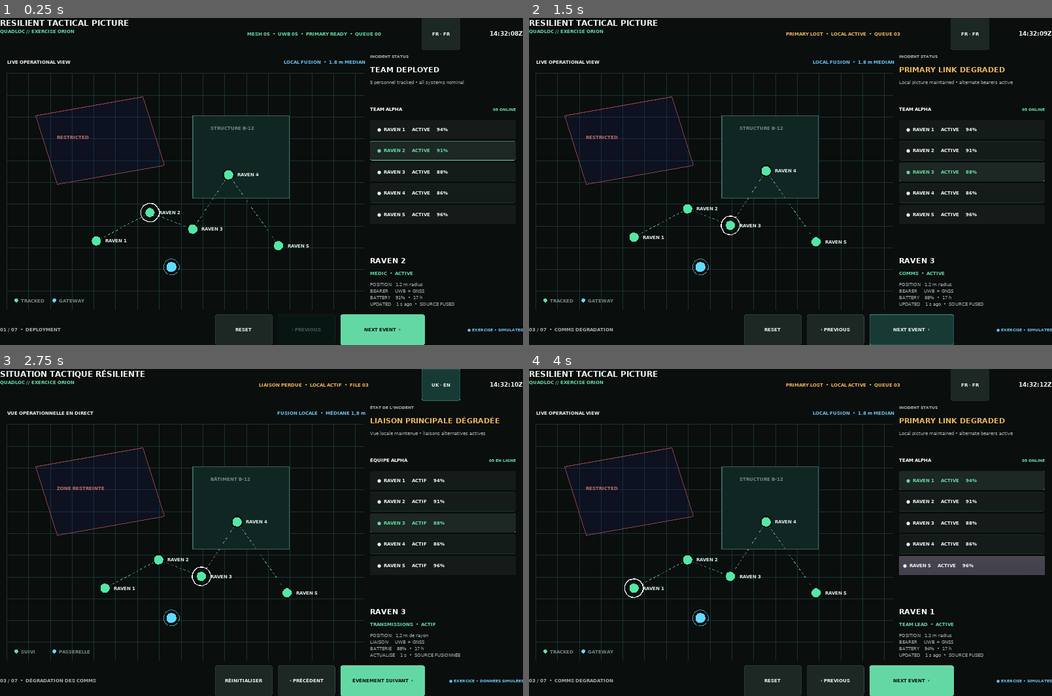
Above: before the commit, frames 1-4 (two rows, left to right).
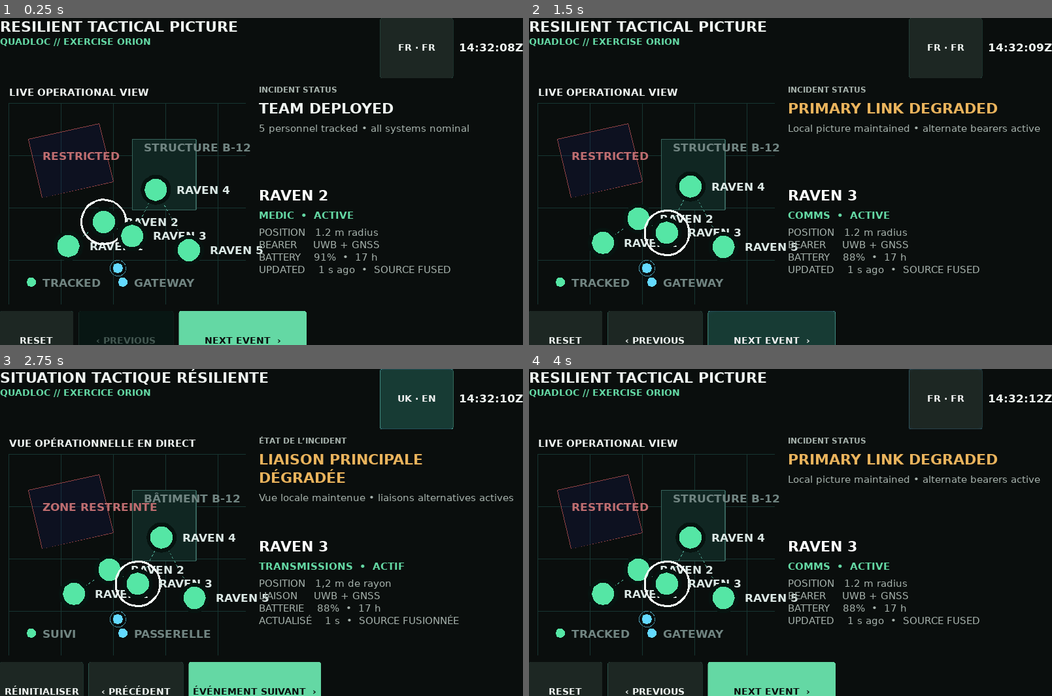
Above: after the commit, the same moments.

Repository: active-esl/godot-demos
Game: Godot game, scene res://Main.tscn
Same seed, same stepped clock (60 frames per second), same inputs: the game is played once before the commit and once after it.
Inputs (mouse positions are in pixels of both pictures, inside the frame that each line leads up to):
- Up to frame 1 (0.25 s): no input
- Up to frame 2 (1.5 s): click "NEXT EVENT ›" at 0.5 s; click "NEXT EVENT ›" at 1.25 s
- Up to frame 3 (2.75 s): click "FR · FR" at 2 s
- Up to frame 4 (4 s): click "UK · EN" at 2.75 s; click (973, 480) at 3.5 s, where only the run before the commit has a clickable "● RAVEN 1 ACTIVE 94%"

The runs differ from the first frame. In frame 1, 21% of the frame differs, in the area x 0-100%, y 0-100%; in frame 2, 23%; in frame 3, 25%; in frame 4, 25%.

Commit message:
feat: make tactical demo responsive on mobile

Diff:
--- a/demos/resilient-tactical-picture/Main.tscn
+++ b/demos/resilient-tactical-picture/Main.tscn
@@ -58,7 +58,8 @@
 custom_constants/margin_right = 26
 custom_constants/margin_bottom = 18
 
-[node name="Content" type="HBoxContainer" parent="Layout/ContentMargin"]
+[node name="Content" type="GridContainer" parent="Layout/ContentMargin"]
+columns = 2
 custom_constants/separation = 20
 
 [node name="MapColumn" type="VBoxContainer" parent="Layout/ContentMargin/Content"]
@@ -96,6 +97,7 @@
 
 [node name="IncidentState" type="Label" parent="Layout/ContentMargin/Content/SidePanel/IncidentCard"]
 text = "TEAM DEPLOYED"
+autowrap = true
 
 [node name="IncidentDetail" type="Label" parent="Layout/ContentMargin/Content/SidePanel/IncidentCard"]
 text = "5 personnel tracked • all systems nominal"
@@ -127,6 +129,7 @@
 
 [node name="SelectedMetrics" type="Label" parent="Layout/ContentMargin/Content/SidePanel/SelectedCard"]
 text = "POSITION  1.2 m confidence\nBEARER    UWB + GNSS\nBATTERY   91%  •  18 h"
+autowrap = true
 
 [node name="BottomBar" type="HBoxContainer" parent="Layout"]
 rect_min_size = Vector2( 0, 112 )
--- a/demos/resilient-tactical-picture/components/tactical_map.gd
+++ b/demos/resilient-tactical-picture/components/tactical_map.gd
@@ -15,12 +15,18 @@
 var beat := 0
 var profile := "uk"
 var font: DynamicFont
+var ui_scale := 1.0
 
 func _ready() -> void:
 	mouse_filter = Control.MOUSE_FILTER_STOP
 	font = DynamicFont.new()
 	font.font_data = load("res://fonts/DejaVuSans-Bold.ttf")
 	font.size = 18
+
+func set_ui_scale(new_scale: float) -> void:
+	ui_scale = max(1.0, new_scale)
+	font.size = int(round(18.0 * ui_scale))
+	update()
 
 func configure(new_people: Array, new_selected: String, new_beat: int, new_profile: String) -> void:
 	people = new_people
@@ -39,9 +45,10 @@
 	_draw_legend()
 
 func _draw_grid() -> void:
-	for x in range(0, int(rect_size.x), 80):
+	var spacing := int(round(80.0 * ui_scale))
+	for x in range(0, int(rect_size.x), spacing):
 		draw_line(Vector2(x, 0), Vector2(x, rect_size.y), GRID, 1.0)
-	for y in range(0, int(rect_size.y), 80):
+	for y in range(0, int(rect_size.y), spacing):
 		draw_line(Vector2(0, y), Vector2(rect_size.x, y), GRID, 1.0)
 
 func _draw_site() -> void:
@@ -93,19 +100,19 @@
 	if person.status == "man_down": color = RED
 	elif person.status == "evacuation": color = AMBER
 	if person.id == "raven_4" and beat >= 3:
-		draw_circle(at, max(38.0, person.confidence * 9.0), Color(color.r, color.g, color.b, 0.10))
-		draw_arc(at, max(38.0, person.confidence * 9.0), 0.0, TAU, 56, Color(color.r, color.g, color.b, 0.45), 2.0)
+		draw_circle(at, max(38.0, person.confidence * 9.0) * ui_scale, Color(color.r, color.g, color.b, 0.10))
+		draw_arc(at, max(38.0, person.confidence * 9.0) * ui_scale, 0.0, TAU, 56, Color(color.r, color.g, color.b, 0.45), 2.0 * ui_scale)
 	if person.id == selected_id:
-		draw_arc(at, 34.0, 0.0, TAU, 40, Color("f5fbf8"), 3.0)
-	draw_circle(at, 23.0, Color("071310"))
-	draw_circle(at, 17.0, color)
-	draw_string(font, at + Vector2(32, 6), person.call, INK)
+		draw_arc(at, 34.0 * ui_scale, 0.0, TAU, 40, Color("f5fbf8"), 3.0 * ui_scale)
+	draw_circle(at, 23.0 * ui_scale, Color("071310"))
+	draw_circle(at, 17.0 * ui_scale, color)
+	draw_string(font, at + Vector2(32, 6) * ui_scale, person.call, INK)
 
 func _draw_legend() -> void:
-	draw_circle(Vector2(34, rect_size.y - 34), 7.0, GREEN)
-	draw_string(font, Vector2(51, rect_size.y - 27), "TRACKED" if profile == "uk" else "SUIVI", MUTED)
-	draw_circle(Vector2(174, rect_size.y - 34), 7.0, CYAN)
-	draw_string(font, Vector2(191, rect_size.y - 27), "GATEWAY" if profile == "uk" else "PASSERELLE", MUTED)
+	draw_circle(Vector2(34, rect_size.y / ui_scale - 34) * ui_scale, 7.0 * ui_scale, GREEN)
+	draw_string(font, Vector2(51, rect_size.y / ui_scale - 27) * ui_scale, "TRACKED" if profile == "uk" else "SUIVI", MUTED)
+	draw_circle(Vector2(174, rect_size.y / ui_scale - 34) * ui_scale, 7.0 * ui_scale, CYAN)
+	draw_string(font, Vector2(191, rect_size.y / ui_scale - 27) * ui_scale, "GATEWAY" if profile == "uk" else "PASSERELLE", MUTED)
 	draw_circle(Vector2(rect_size.x * 0.46, rect_size.y * 0.82), 18.0, CYAN)
 	draw_arc(Vector2(rect_size.x * 0.46, rect_size.y * 0.82), 29.0, 0.0, TAU, 40, Color("4694a9"), 2.0)
 
@@ -128,7 +135,7 @@
 		pressed = event.pressed
 	if not pressed: return
 	for person in people:
-		if point.distance_to(_to_screen(person.pos)) <= 48.0:
+		if point.distance_to(_to_screen(person.pos)) <= 48.0 * ui_scale:
 			emit_signal("person_selected", person.id)
 			accept_event()
 			return
--- a/demos/resilient-tactical-picture/project.godot
+++ b/demos/resilient-tactical-picture/project.godot
@@ -33,6 +33,7 @@
 [input_devices]
 
 pointing/emulate_touch_from_mouse=true
+pointing/emulate_mouse_from_touch=true
 
 [rendering]
 
--- a/demos/resilient-tactical-picture/scripts/main.gd
+++ b/demos/resilient-tactical-picture/scripts/main.gd
@@ -59,6 +59,9 @@
 }
 
 onready var top_bar := $Layout/TopBar
+onready var content := $Layout/ContentMargin/Content
+onready var map_column := $Layout/ContentMargin/Content/MapColumn
+onready var side_panel := $Layout/ContentMargin/Content/SidePanel
 onready var map = $Layout/ContentMargin/Content/MapColumn/Map
 onready var team_list := $Layout/ContentMargin/Content/SidePanel/TeamList
 onready var incident_card := $Layout/ContentMargin/Content/SidePanel/IncidentCard
@@ -73,6 +76,9 @@
 var bold: DynamicFont
 var clock_seconds := 52328
 var clock_timer: Timer
+var layout_mode := "landscape"
+var responsive_scale := 1.0
+var last_window_size := Vector2.ZERO
 
 func _ready() -> void:
 	model = ScenarioModel.new()
@@ -80,6 +86,8 @@
 	_apply_demo_overrides()
 	_build_fonts()
 	_apply_layout_style()
+	get_viewport().connect("size_changed", self, "_on_viewport_size_changed")
+	_apply_responsive_layout(OS.get_window_size())
 	map.connect("person_selected", self, "_on_person_selected")
 	language_button.connect("pressed", self, "_toggle_language")
 	next_button.connect("pressed", self, "_next")
@@ -92,6 +100,73 @@
 	clock_timer.start()
 	_refresh()
 	print("RESILIENT_TACTICAL_PICTURE_READY")
+
+func _on_viewport_size_changed() -> void:
+	_apply_responsive_layout(OS.get_window_size())
+
+func _apply_responsive_layout(window_size: Vector2) -> void:
+	if window_size == last_window_size:
+		return
+	last_window_size = window_size
+	# The project preserves its 1920-wide logical canvas when the browser or
+	# native window narrows. Compensate so type and controls retain a useful
+	# physical size instead of shrinking with that canvas.
+	responsive_scale = max(1.0, 1920.0 / max(window_size.x, 1.0))
+	var portrait := window_size.y > window_size.x
+	var narrow := window_size.x < 900.0
+	var compact := narrow or window_size.y < 1000.0
+	layout_mode = "portrait_compact" if portrait and compact else "portrait" if portrait else "landscape_compact" if compact else "landscape"
+	content.columns = 1 if portrait else 2
+	content.add_constant_override("hseparation", _scaled(20))
+	content.add_constant_override("vseparation", _scaled(14))
+	map_column.rect_min_size = Vector2(0, _scaled(470 if compact and portrait else 620 if portrait else 0))
+	side_panel.rect_min_size = Vector2(0 if portrait else _scaled(390 if compact else 505), _scaled(350) if compact and portrait else 0)
+	team_list.visible = not compact
+	$Layout/ContentMargin/Content/SidePanel/TeamHeader.visible = not compact
+	$Layout/TopBar/BearerSummary.visible = not narrow
+	$Layout/TopBar/Clock.visible = not portrait
+	$Layout/BottomBar/ScenarioLabel.visible = not narrow
+	$Layout/BottomBar/SimulationBadge.visible = not portrait and not compact
+	top_bar.rect_min_size.y = _scaled(92 if compact else 116)
+	$Layout/BottomBar.rect_min_size.y = _scaled(92 if compact else 112)
+	$Layout/TopBar/Brand.rect_min_size.x = 0 if narrow else _scaled(360 if portrait else 540)
+	$Layout/TopBar/BearerSummary.rect_min_size.x = _scaled(360 if portrait else 520 if compact else 620)
+	language_button.rect_min_size = Vector2(_scaled(112 if narrow else 132), _scaled(60 if compact else 68))
+	reset_button.rect_min_size = Vector2(_scaled(112 if narrow else 150), _scaled(64 if compact else 72))
+	previous_button.rect_min_size = Vector2(_scaled(145 if narrow else 180), _scaled(64 if compact else 72))
+	next_button.rect_min_size = Vector2(_scaled(195 if narrow else 250), _scaled(64 if compact else 72))
+	$Layout/BottomBar/ScenarioLabel.rect_min_size.x = _scaled(300)
+	$Layout/ContentMargin.add_constant_override("margin_left", _scaled(14 if compact else 26))
+	$Layout/ContentMargin.add_constant_override("margin_right", _scaled(14 if compact else 26))
+	$Layout/ContentMargin.add_constant_override("margin_top", _scaled(10 if compact else 18))
+	$Layout/ContentMargin.add_constant_override("margin_bottom", _scaled(10 if compact else 18))
+	$Layout/TopBar/Brand/Title.add_font_override("font", _font(_scaled(22 if narrow else 27 if portrait else 31), true))
+	$Layout/TopBar/Brand/Subtitle.add_font_override("font", _font(_scaled(14 if compact else 17), true))
+	$Layout/ContentMargin/Content/SidePanel/IncidentCard.rect_min_size.y = _scaled(150 if compact else 164)
+	$Layout/ContentMargin/Content/SidePanel/SelectedCard.rect_min_size.y = _scaled(180 if compact else 196)
+	_apply_responsive_typography(compact)
+	$Layout/ContentMargin/Content/MapColumn/MapHeader/MapMode.visible = not narrow
+	for button in [language_button, next_button, previous_button, reset_button]:
+		button.add_font_override("font", _font(_scaled(14 if narrow else 16 if compact else 18), true))
+	_refresh_team()
+	map.set_ui_scale(responsive_scale)
+
+func _apply_responsive_typography(compact: bool) -> void:
+	$Layout/TopBar/BearerSummary.add_font_override("font", _font(_scaled(16 if compact else 18), true))
+	$Layout/TopBar/Clock.add_font_override("font", _font(_scaled(18 if compact else 22), true))
+	$Layout/ContentMargin/Content/MapColumn/MapHeader/MapTitle.add_font_override("font", _font(_scaled(16 if compact else 19), true))
+	$Layout/ContentMargin/Content/MapColumn/MapHeader/MapMode.add_font_override("font", _font(_scaled(14 if compact else 17), true))
+	$Layout/ContentMargin/Content/SidePanel/IncidentCard/IncidentLabel.add_font_override("font", _font(_scaled(13 if compact else 15), true))
+	$Layout/ContentMargin/Content/SidePanel/IncidentCard/IncidentState.add_font_override("font", _font(_scaled(22 if compact else 27), true))
+	$Layout/ContentMargin/Content/SidePanel/IncidentCard/IncidentDetail.add_font_override("font", _font(_scaled(15 if compact else 17), false))
+	$Layout/ContentMargin/Content/SidePanel/SelectedCard/SelectedName.add_font_override("font", _font(_scaled(23 if compact else 28), true))
+	$Layout/ContentMargin/Content/SidePanel/SelectedCard/SelectedRole.add_font_override("font", _font(_scaled(15 if compact else 17), true))
+	$Layout/ContentMargin/Content/SidePanel/SelectedCard/SelectedMetrics.add_font_override("font", _font(_scaled(15 if compact else 18), false))
+	$Layout/BottomBar/ScenarioLabel.add_font_override("font", _font(_scaled(16 if compact else 18), true))
+	$Layout/BottomBar/SimulationBadge.add_font_override("font", _font(_scaled(14 if compact else 16), true))
+
+func _scaled(value: int) -> int:
+	return int(round(float(value) * responsive_scale))
 
 func _apply_demo_overrides() -> void:
 	# Optional deterministic state for review captures and automated visual checks.
@@ -184,11 +259,11 @@
 	for child in team_list.get_children(): child.queue_free()
 	for person in model.all_people():
 		var button := Button.new()
-		button.rect_min_size = Vector2(0, 70)
+		button.rect_min_size = Vector2(0, _scaled(70))
 		button.align = Button.ALIGN_LEFT
 		var status_key: String = "row_%s" % person.status
 		button.text = "  ●  %s     %s     %d%%" % [person.call, t[status_key], person.battery]
-		button.add_font_override("font", _font(18, true))
+		button.add_font_override("font", _font(_scaled(18), true))
 		var color: Color = RED if person.status == "man_down" else AMBER if person.status == "evacuation" else GREEN
 		button.add_color_override("font_color", color if person.id == model.selected_id else INK)
 		button.add_stylebox_override("normal", _box(PANEL_ALT if person.id == model.selected_id else PANEL, color if person.id == model.selected_id else Color("1d3934"), 7))
--- a/demos/resilient-tactical-picture/scripts/ui_smoke.gd
+++ b/demos/resilient-tactical-picture/scripts/ui_smoke.gd
@@ -17,5 +17,25 @@
 	assert(main.model.profile == "fr")
 	assert(main.get_node("Layout/TopBar/Brand/Title").text == "SITUATION TACTIQUE RÉSILIENTE")
 	assert(main.map.profile == "fr")
+	main._apply_responsive_layout(Vector2(1200, 1920))
+	assert(main.layout_mode == "portrait")
+	assert(main.content.columns == 1)
+	assert(main.team_list.visible)
+	assert(not main.get_node("Layout/TopBar/Clock").visible)
+	main._apply_responsive_layout(Vector2(600, 1200))
+	assert(main.layout_mode == "portrait_compact")
+	assert(not main.team_list.visible)
+	assert(not main.get_node("Layout/TopBar/BearerSummary").visible)
+	assert(main.responsive_scale >= 3.0)
+	assert(main.next_button.rect_min_size.x / main.responsive_scale <= 200)
+	main._apply_responsive_layout(Vector2(1920, 1200))
+	assert(main.layout_mode == "landscape")
+	assert(main.content.columns == 2)
+	assert(main.team_list.visible)
+	var touch := InputEventScreenTouch.new()
+	touch.position = main.map._person_screen("raven_1")
+	touch.pressed = true
+	main.map._gui_input(touch)
+	assert(main.model.selected_id == "raven_1")
 	print("RESILIENT_TACTICAL_UI_SMOKE_OK")
 	quit()
Not shown, changed: demos/resilient-tactical-picture/README.md
